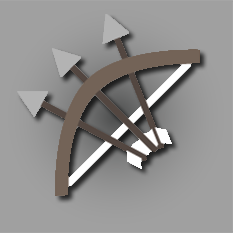
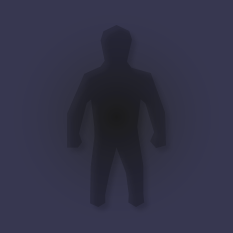
Two versions of the same layered image (233x233). Layer-by-layer changes:
added group "Rogue" with 1 layers in group "DropShadows" over 67, 25, 166, 207
added layer "Vector Smart Object" (1st of 11, in "DropShadows" › "Rogue") in group "Rogue" over 67, 25, 166, 207
hid "TripleShot" over 17, 14, 200, 196
added layer "Vector Smart Object" (9th of 11) above "HolderSkill" over 0, 0, 233, 233
hid "HolderSkill" over 0, 0, 233, 233
